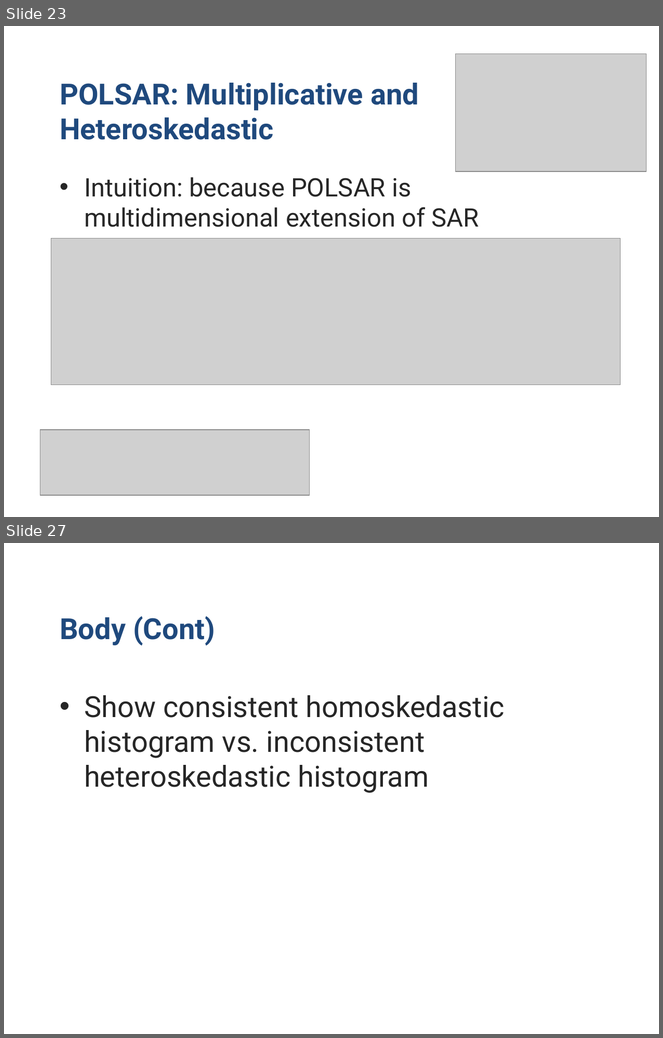
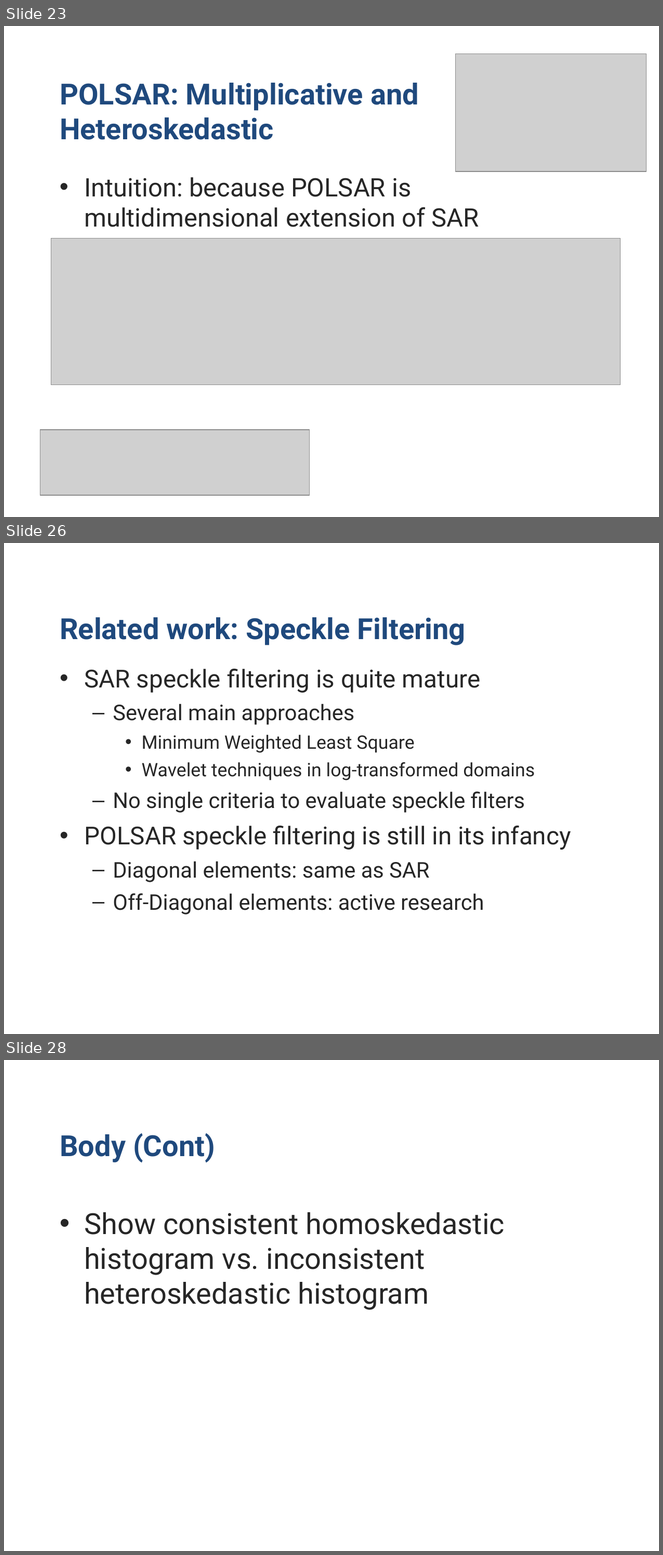
Before and after one commit to stivo-suong/thesis-latex-dev, a slide deck: oral_defense/Scalar & Homoskedastic Models for SAR & POLSAR.pptx.ppt. Shown one above the other, each under a label of ours: slides 23 and 27 before the commit, slides 23, 26 and 28 after it; the slides between them are not shown. The pictures are 663x1038 and 663x1555 pixels, drawn with LibreOffice and Linux fonts; fonts in the diff are those of the drawing; grey boxes stand for pictures; background and template pictures are left out. Boxes give left, top, right and bottom in pixels: in the first picture for what was removed or moved away, otherwise in the second. Text is boxed around its words. In the diff, an @@ line names an element or a change of style, - is before the commit and + after.

```diff
--- a/oral_defense/Scalar & Homoskedastic Models for SAR & POLSAR.pptx.ppt
+++ b/oral_defense/Scalar & Homoskedastic Models for SAR & POLSAR.pptx.ppt
@@ slide 26 added at <box>4,543,659,1034</box>, background #FFFFFF @@
@@ title added at <box>60,617,466,645</box>, 32 pt, text #1F497D, bold @@
+Related work: Speckle Filtering
@@ text added at <box>84,669,571,915</box>, 23.8 pt, text #262626 @@
+• SAR speckle filtering is quite mature
+  – Several main approaches
+    • Minimum Weighted Least Square
+    • Wavelet techniques in log-transformed domains
+  – No single criteria to evaluate speckle filters
+• POLSAR speckle filtering is still in its infancy
+  – Diagonal elements: same as SAR
+  – Off-Diagonal elements: active research
@@ what was slide 27 is now slide 28 @@
```
Also in this commit, not shown: 1 slide changed, 2 other slides added, 2 slides removed.
